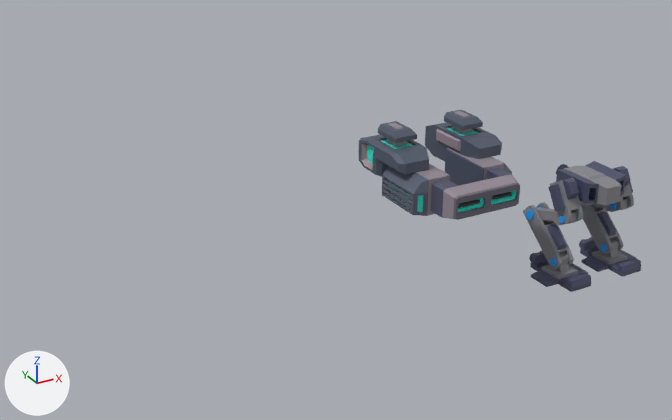
Two versions of the FBX model Assets/04.Models/Robot.fbx, one commit apart.
One viewpoint serves both versions: a camera (50 mm lens) standing at (-41.7, -41.5, 28.9) and looking at (-17.9, 1.8, 7.3). Every picture has the same lights, and +X, +Y and +Z are marked at lower left. Where no turn or scale is listed for an object, it has been applied to the vertices.

Names of what the first picture shows: 'Legs', 'Weapon_1'.
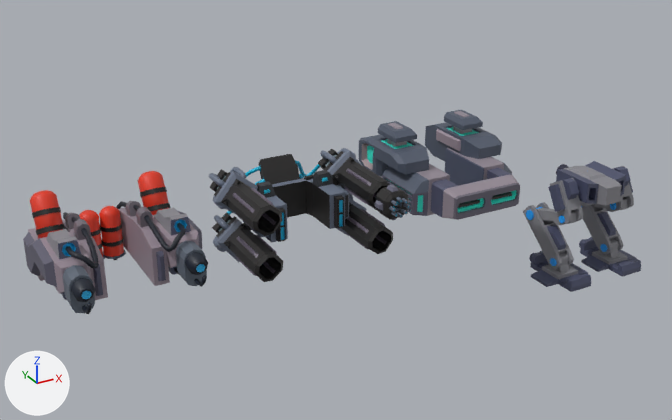
Location of each change, [x1, y1, x2, y2] in pixels of the pictures (672 x 420 px):
'Weapon_3', added
    after: [23, 171, 208, 314]
    faces in mat_material (picture img_lastdecaffeinepalette_png): [23, 171, 208, 314]
    faces in mat_emissionmat (picture img_lastdecaffeinepalette_png): [62, 219, 205, 299]
'Weapon_2', added (black)
    after: [209, 148, 393, 282]
    faces in mat_material (picture img_lastdecaffeinepalette_png): [209, 148, 393, 282]
    faces in mat_emissionmat (picture img_lastdecaffeinepalette_png): [227, 160, 343, 240]
'Weapon_2_Revolver', added (black)
    after: [375, 185, 410, 220]
    faces in mat_material (picture img_lastdecaffeinepalette_png): [375, 185, 410, 220]

The change, as a list of edits to the scene's bpy script:
```text
Add me_weapon_3:
    me_weapon_3.from_pydata(...)  # 1736 vertices, 1490 faces; spans x -3.78..3.78, y -5.72..3.57, z -1.75..3.19
    # faces by material slot: [1422, 68]
    me_weapon_3.materials.append(mat_material)  # picture img_lastdecaffeinepalette_png
    me_weapon_3.materials.append(mat_emissionmat)  # picture img_lastdecaffeinepalette_png
Add me_weapon_2:
    me_weapon_2.from_pydata(...)  # 2181 vertices, 1986 faces; spans x -4.64..4.64, y -3.13..4.34, z -2.63..2.63
    # faces by material slot: [1654, 332]
    me_weapon_2.materials.append(mat_material)  # picture img_lastdecaffeinepalette_png
    me_weapon_2.materials.append(mat_emissionmat)  # picture img_lastdecaffeinepalette_png
Add me_weapon_2_revolver:
    me_weapon_2_revolver.from_pydata(...)  # 376 vertices, 320 faces; spans x -0.91..0.91, y -1.33..0.0, z -0.91..0.91
    # faces by material slot: [304, 16]
    me_weapon_2_revolver.materials.append(mat_material)  # picture img_lastdecaffeinepalette_png
    me_weapon_2_revolver.materials.append(mat_emissionmat)  # picture img_lastdecaffeinepalette_png
Add ob_weapon_3:
    ob_weapon_3 = bpy.data.objects.new('Weapon_3', me_weapon_3)
    ob_weapon_3.location = (-31.4, 0.24, 8.51)
Add ob_weapon_2:
    ob_weapon_2 = bpy.data.objects.new('Weapon_2', me_weapon_2)
    ob_weapon_2.location = (-21.01, 0.24, 8.51)
Add ob_weapon_2_revolver:
    ob_weapon_2_revolver = bpy.data.objects.new('Weapon_2_Revolver', me_weapon_2_revolver)
    ob_weapon_2_revolver.location = (-17.7, -3.4, 9.81)
```
